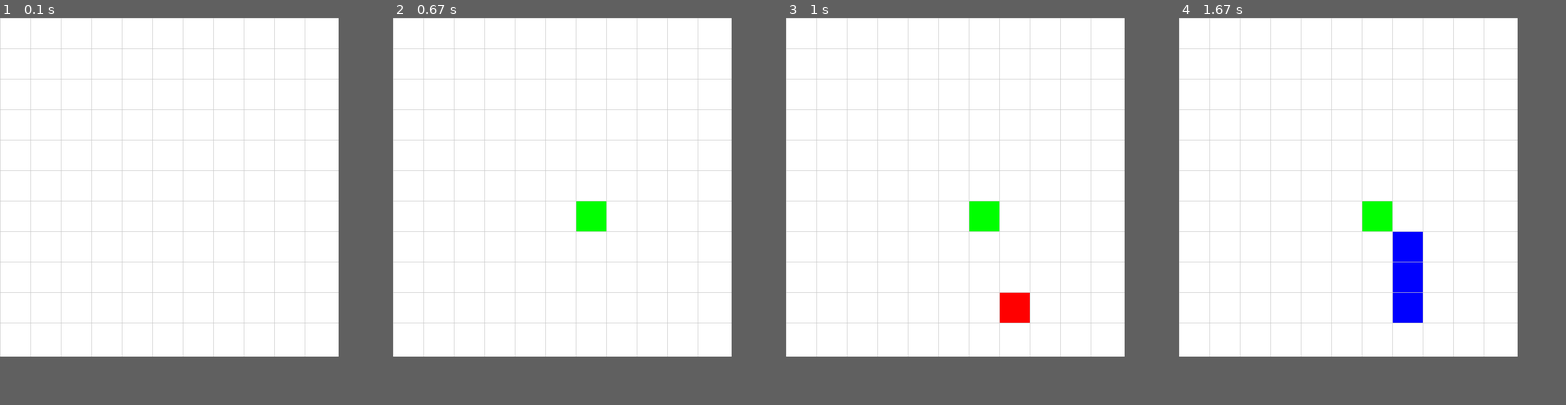
Above: before the commit, frames 1-4 (left to right).
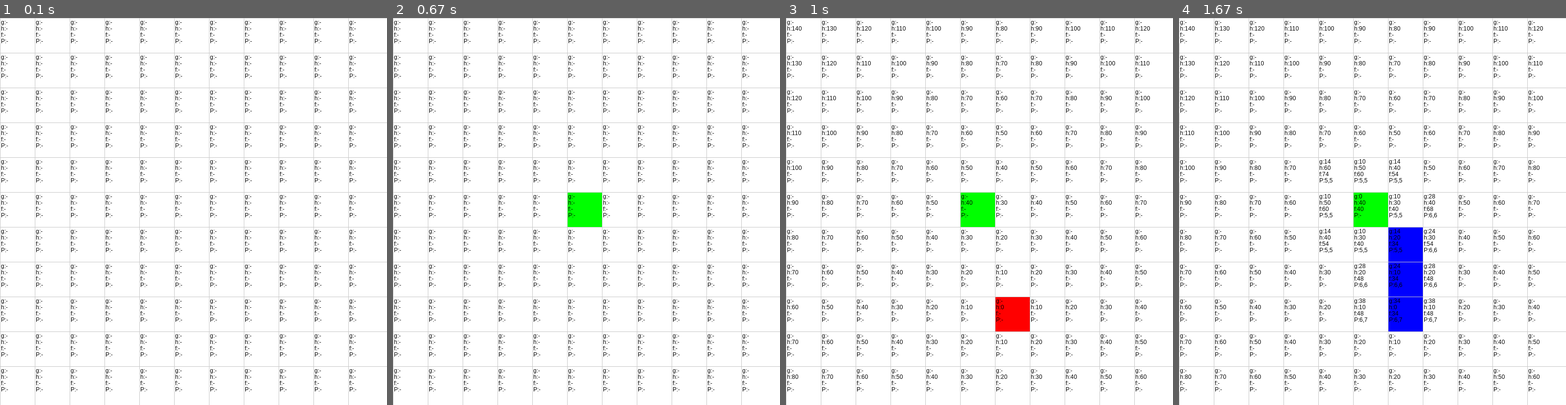
Above: after the commit, the same moments.

Repository: DonCarlosD/ActividadesIA
Game: pygame game, started from Aasterisco/AasteriscoFinal.py
Same seed, same stepped clock (60 frames per second), same inputs: the game is played once before the commit and once after it.
Inputs (mouse positions are in pixels of both pictures, inside the frame that each line leads up to):
- Up to frame 1 (0.1 s): no input
- Up to frame 2 (0.67 s): click (586, 211) at 0.38 s
- Up to frame 3 (1 s): click (1018, 296) at 0.72 s
- Up to frame 4 (1.67 s): tap Space at 1 s
The window is 700x700 before the commit and 800x800 after it. Grey fills any space a smaller window leaves; there, only what the larger window draws over its background counts as a difference.

The runs differ from the first frame. In frame 1, 7.2% of the frame differs, in the area x 0-100%, y 0-100%; in frame 2, 7.6%; in frame 3, 9.1%; in frame 4, 9.7%.

Commit message:
codigo de ia modificado funciona mejor

Diff:
--- a/Aasterisco/AasteriscoFinal.py
+++ b/Aasterisco/AasteriscoFinal.py
@@ -3,7 +3,7 @@
 import math
 
 # Configuración de la ventana y el tamaño de la cuadrícula
-ANCHO_VENTANA = 700  # Ancho de la ventana en píxeles
+ANCHO_VENTANA = 800  # Ancho de la ventana en píxeles
 FILAS = 11  # Número de filas y columnas (cuadrícula de 11x11)
 ANCHO_NODO = ANCHO_VENTANA // FILAS  # Tamaño de cada nodo en píxeles
 
@@ -49,13 +49,23 @@
         self.color = NEGRO  # Marca el nodo como pared (color negro)
 
     def dibujar(self, ventana):
-        pygame.draw.rect(ventana, self.color, (self.x, self.y, ANCHO_NODO, ANCHO_NODO))  # Dibuja el nodo
+        pygame.draw.rect(ventana, self.color, (self.x, self.y, ANCHO_NODO, ANCHO_NODO))
 
     def _lt_(self, other):
         if self.f == other.f:
             # Desempate basado en la posición (prioriza nodos con menor fila o columna)
             return (self.fila + self.col) < (other.fila + other.col)
         return self.f < other.f
+    def dibujar_info(self, ventana, font, end):
+         # Muestra g, h, f y el padre en la casilla
+        g_text = font.render(f"g:{int(self.g) if self.g != float('inf') else '-'}", True, (0,0,0))
+        h_text = font.render(f"h:{int(heuristica(self, end)) if end else '-'}", True, (0,0,0))
+        f_text = font.render(f"f:{int(self.f) if self.f != float('inf') else '-'}", True, (0,0,0))
+        padre_text = font.render(f"P:{self.padre.fila},{self.padre.col}" if self.padre else "P:-", True, (0,0,0))
+        ventana.blit(g_text, (self.x+2, self.y+2))
+        ventana.blit(h_text, (self.x+2, self.y+15))
+        ventana.blit(f_text, (self.x+2, self.y+28))
+        ventana.blit(padre_text, (self.x+2, self.y+41))
 
 # Crea la cuadrícula de nodos
 def crear_grid(filas):
@@ -75,13 +85,14 @@
             pygame.draw.line(ventana, GRIS, (j * ANCHO_NODO, 0), (j * ANCHO_NODO, ANCHO_VENTANA))  # Líneas verticales
 
 # Dibuja la cuadrícula completa con los nodos
-def dibujar(ventana, grid, filas):
-    ventana.fill(BLANCO)  # Limpia la ventana con color blanco
+def dibujar(ventana, grid, filas, font, end):
+    ventana.fill(BLANCO)
     for fila in grid:
         for nodo in fila:
-            nodo.dibujar(ventana)  # Dibuja cada nodo
-    dibujar_grid(ventana, filas)  # Dibuja las líneas de la cuadrícula
-    pygame.display.update()  # Actualiza la pantalla
+            nodo.dibujar(ventana)
+            nodo.dibujar_info(ventana, font, end)
+    dibujar_grid(ventana, filas)
+    pygame.display.update()
 
 # Obtiene la posición de un clic del mouse y la convierte en coordenadas de la cuadrícula
 def obtener_click_pos(pos, filas):
@@ -114,11 +125,12 @@
 def heuristica(nodo1, nodo2):
     dx = abs(nodo1.fila - nodo2.fila)
     dy = abs(nodo1.col - nodo2.col)
-    return dx + dy  # Distancia de Manhattan
+    return 10 * (dx + dy)
 
 # Algoritmo A* para encontrar el camino óptimo
-def a_estrella(start, end, grid):
+def a_estrella(start, end, grid, font):
     open_set = []
+    closed_set = set()
     heapq.heappush(open_set, (start.f, 0, start))
     start.g = 0
     start.f = heuristica(start, end)
@@ -131,19 +143,32 @@
                 return []
 
         current = heapq.heappop(open_set)[2]
+        closed_set.add(current)  # <-- Agrega esta línea
         current.explorado = True
 
+        # Imprime información del nodo actual
+        print(f"Nodo actual: ({current.fila},{current.col}) g={current.g:.2f} h={heuristica(current, end)} f={current.f:.2f} padre={f'({current.padre.fila},{current.padre.col})' if current.padre else '-'}")
+
         if current == end:
-            return reconstruir_camino(end)
+            print("Camino encontrado.")
+            camino = reconstruir_camino(end)
+            print("Camino final:")
+            for nodo in camino:
+                print(f"({nodo.fila},{nodo.col})", end=" -> ")
+            print()
+            return camino
 
         for vecino in current.vecinos:
             dx = abs(vecino.fila - current.fila)
             dy = abs(vecino.col - current.col)
-            # Coste base: 1 para rectos, √2 para diagonales
-            costo_movimiento = 1 if dx + dy == 1 else math.sqrt(2)
-            # Coste adicional basado en el terreno (ejemplo: agua tiene un coste de 2)
-            if vecino.color == AZUL:  # Supongamos que el agua es de color azul
-                costo_movimiento += 1
+            # Coste base: 10 para rectos, 14 para diagonales
+            if dx + dy == 1:
+                costo_movimiento = 10  # Arriba, abajo, izquierda, derecha
+            elif dx == 1 and dy == 1:
+                costo_movimiento = 14  # Diagonal
+            else:
+                continue  # No debería ocurrir, pero por seguridad
+
             tentative_g = current.g + costo_movimiento
 
             if tentative_g < vecino.g:
@@ -153,9 +178,12 @@
                 if not any(vecino == item[2] for item in open_set):
                     counter += 1
                     heapq.heappush(open_set, (vecino.f, counter, vecino))
+        # Imprime listas abierta y cerrada
+        print("Lista abierta:", [(n[2].fila, n[2].col) for n in open_set])
+        print("Lista cerrada:", [(nodo.fila, nodo.col) for nodo in closed_set])
 
         # Visualización
-        dibujar(VENTANA, grid, FILAS)
+        dibujar(VENTANA, grid, FILAS, font, end)
         for fila in grid:
             for nodo in fila:
                 if nodo.explorado and nodo != start and nodo != end:
@@ -187,9 +215,10 @@
     end = None  # Nodo de fin
     running = True  # Controla el bucle principal
     solving = False  # Indica si el algoritmo está en ejecución
+    font = pygame.font.SysFont("Arial", 12)
 
     while running:
-        dibujar(VENTANA, grid, FILAS)  # Dibuja la cuadrícula
+        dibujar(VENTANA, grid, FILAS, font, end)  # Dibuja la cuadrícula
         for event in pygame.event.get():
             if event.type == pygame.QUIT:  # Si el usuario cierra la ventana
                 running = False
@@ -224,7 +253,7 @@
                 if event.key == pygame.K_SPACE and start and end and not solving:  # Presiona espacio para iniciar A*
                     conectar_vecinos(grid, FILAS)  # Conecta los vecinos
                     solving = True  # Indica que el algoritmo está en ejecución
-                    a_estrella(start, end, grid)  # Ejecuta A*
+                    a_estrella(start, end, grid, font)  # Ejecuta A*
 
     pygame.quit()  # Cierra Pygame
 
